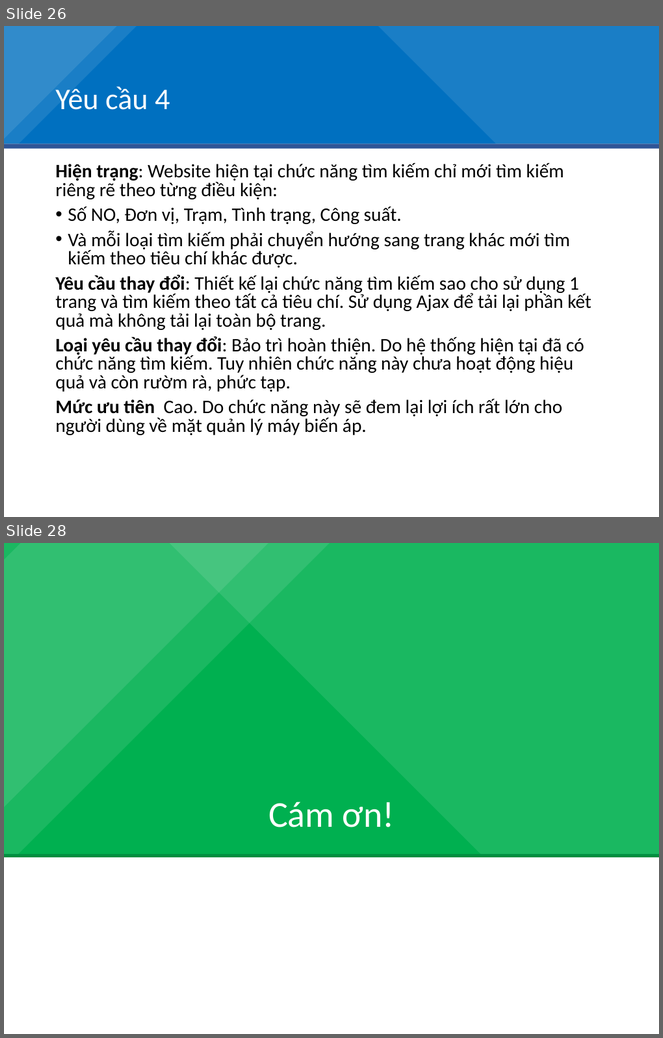
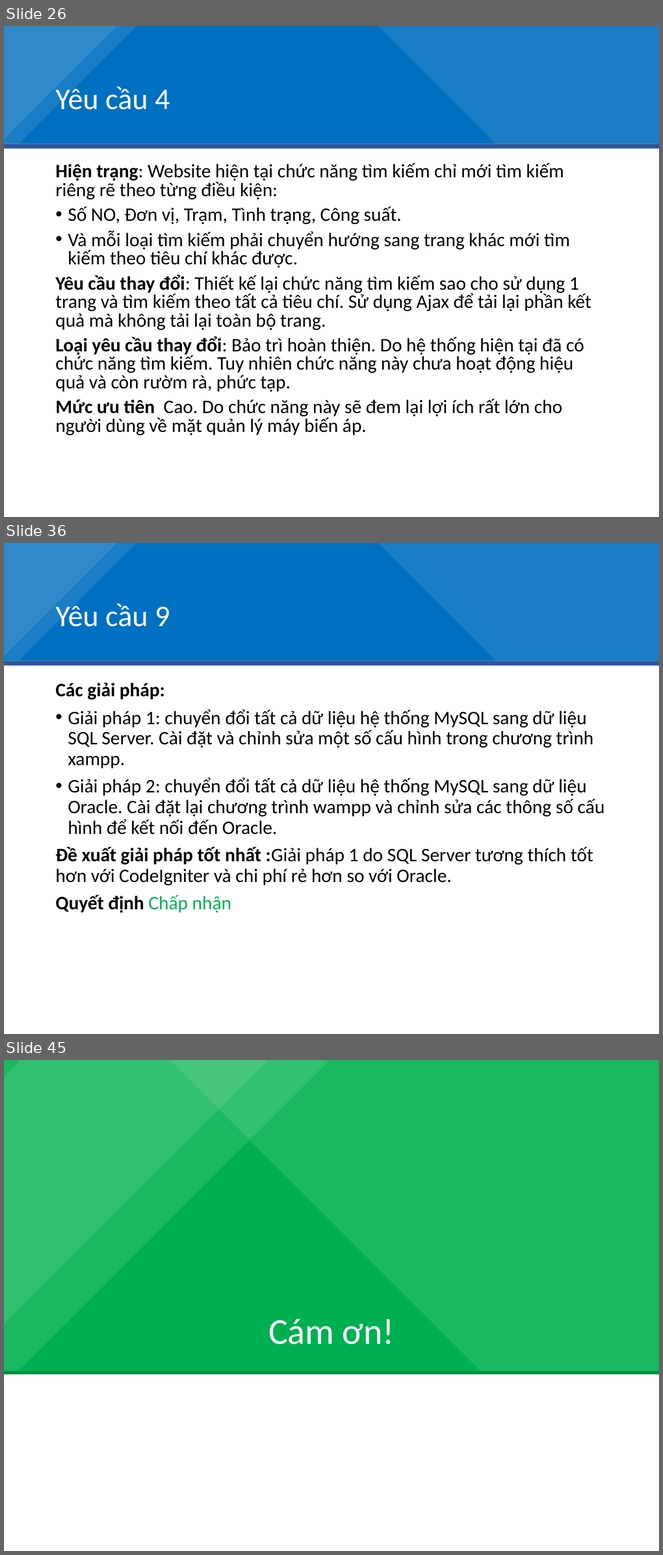
Before and after one commit to duduct/BaoTriPhanMem, a slide deck: BaiTap2/BT01_BT2_Slide.pptx. Shown one above the other, each under a label of ours: slides 26 and 28 before the commit, slides 26, 36 and 45 after it; the slides between them are not shown. The pictures are 663x1038 and 663x1555 pixels, drawn with LibreOffice and Linux fonts; fonts in the diff are those of the drawing. Boxes give left, top, right and bottom in pixels: in the first picture for what was removed or moved away, otherwise in the second. Text is boxed around its words. In the diff, an @@ line names an element or a change of style, - is before the commit and + after.

```diff
--- a/BaiTap2/BT01_BT2_Slide.pptx
+++ b/BaiTap2/BT01_BT2_Slide.pptx
@@ slide 36 added at (4,543,659,1034), background #FFFFFF; not listed: 5 template elements that a slide beside it also shows @@
@@ title added at (55,601,170,627), 33 pt, text #FFFFFF @@
+Yêu cầu 9
@@ text added at (55,683,605,913), 21 pt, text #000000 @@
+Các giải pháp:
+• Giải pháp 1: chuyển đổi tất cả dữ liệu hệ thống MySQL sang dữ liệu SQL Server. Cài đặt và chỉnh sửa một số cấu hình trong chương trình xampp.
+• Giải pháp 2: chuyển đổi tất cả dữ liệu hệ thống MySQL sang dữ liệu Oracle. Cài đặt lại chương trình wampp và chỉnh sửa các thông số cấu hình để kết nối đến Oracle.
+Đề xuất giải pháp tốt nhất :Giải pháp 1 do SQL Server tương thích tốt hơn với CodeIgniter và chi phí rẻ hơn so với Oracle.
+Quyết định Chấp nhận
@@ what was slide 28 is now slide 45 @@
```
Also in this commit, not shown: 1 slide changed, 16 other slides added, 1 other file.
